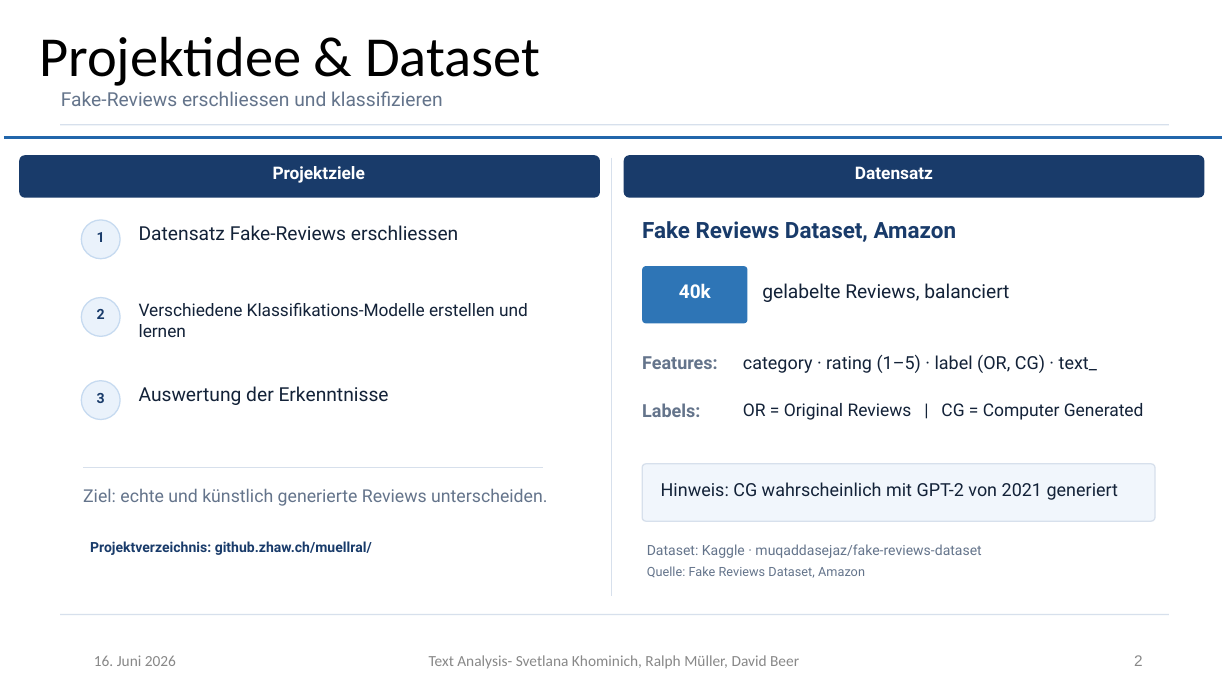
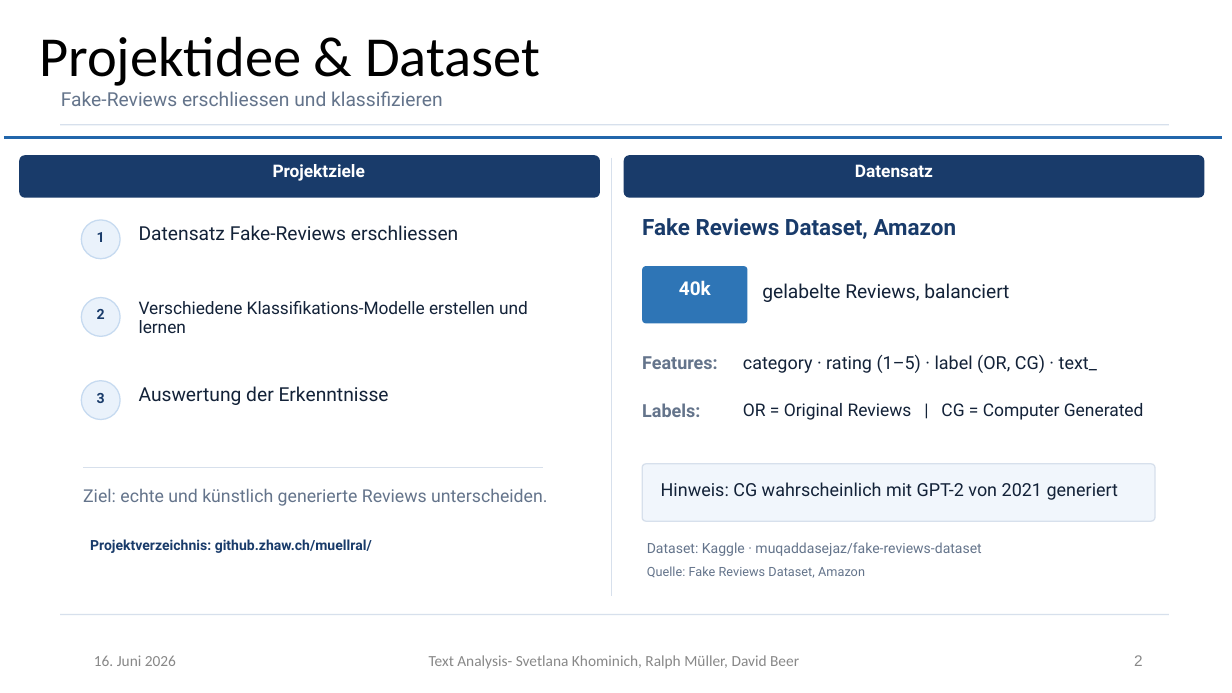
Before and after one commit to muellR/text_analysis, a slide deck: slide 2 of presentation/ln_text_analysis.pptx. Drawn at 1232x693 pixels with LibreOffice and Linux fonts; fonts in the diff are those of the drawing; background and template pictures are left out. Boxes give left, top, right and bottom in pixels: in the first picture for what was removed or moved away, otherwise in the second. Text is boxed around its words. In the diff, an @@ line names an element or a change of style, - is before the commit and + after.

```diff
--- a/presentation/ln_text_analysis.pptx
+++ b/presentation/ln_text_analysis.pptx
@@ line spacing 1 to 0.9 in 7 elements at [273,164,365,181], [855,164,933,177], [139,301,528,333], [642,218,957,239], [679,280,711,295], [90,539,372,553], [647,542,981,556] @@
```
Also in this commit, not shown: 3 other slides changed, 1 slide added, 2 slides removed.
